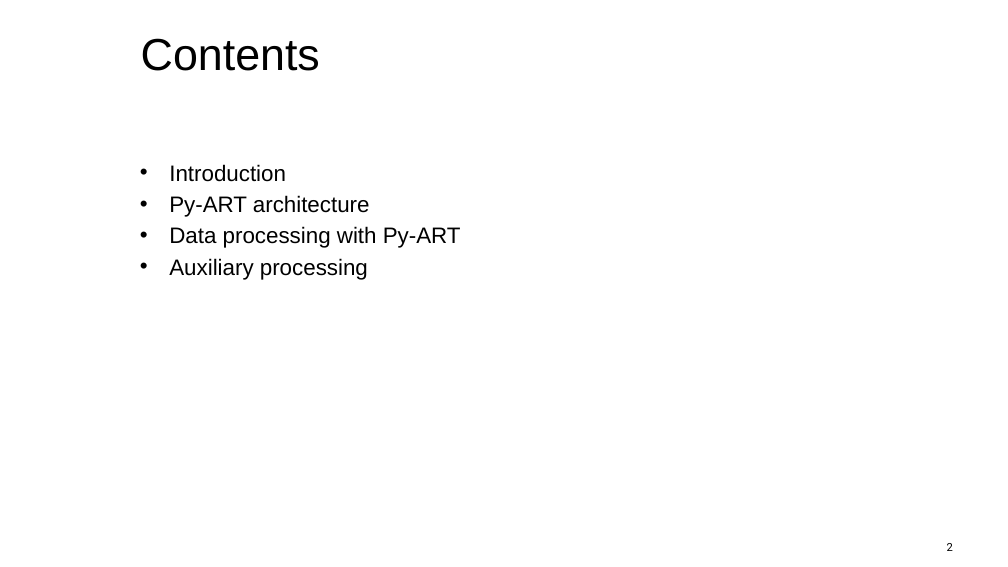
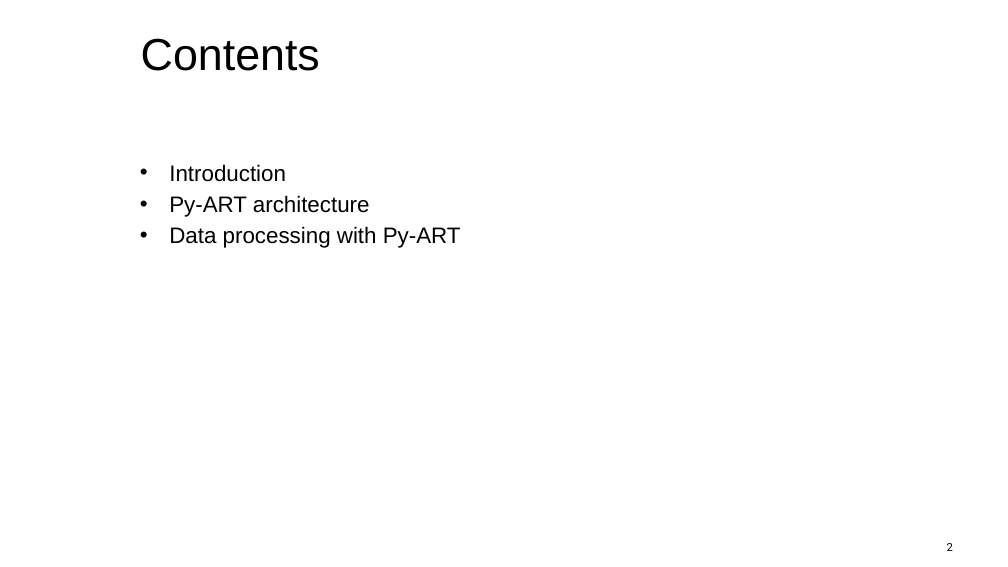
Before and after one commit to openradar/asean2024-pyrad-course, a slide deck: slide 2 of presentations/pptx/02_The_MeteoSwiss_Py-ART.pptx. Drawn at 1008x567 pixels with LibreOffice and Linux fonts; fonts in the diff are those of the drawing; background and template pictures are left out. Boxes give left, top, right and bottom in pixels: in the first picture for what was removed or moved away, otherwise in the second. Text is boxed around its words. In the diff, an @@ line names an element or a change of style, - is before the commit and + after.

```diff
--- a/presentations/pptx/02_The_MeteoSwiss_Py-ART.pptx
+++ b/presentations/pptx/02_The_MeteoSwiss_Py-ART.pptx
@@ text at <box>169,258,368,280</box>: paragraph removed @@
-• Auxiliary processing
```
Also in this commit, not shown: 2 other slides changed, 3 slides added.
